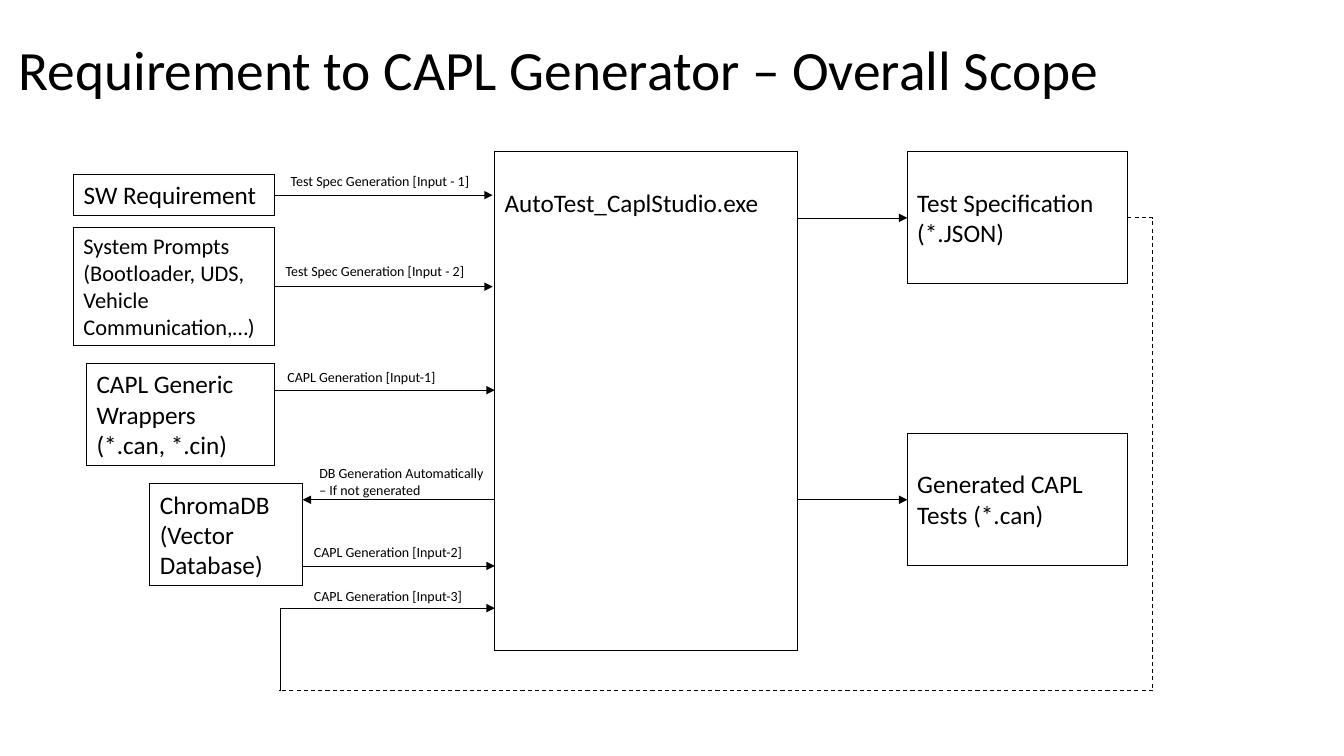
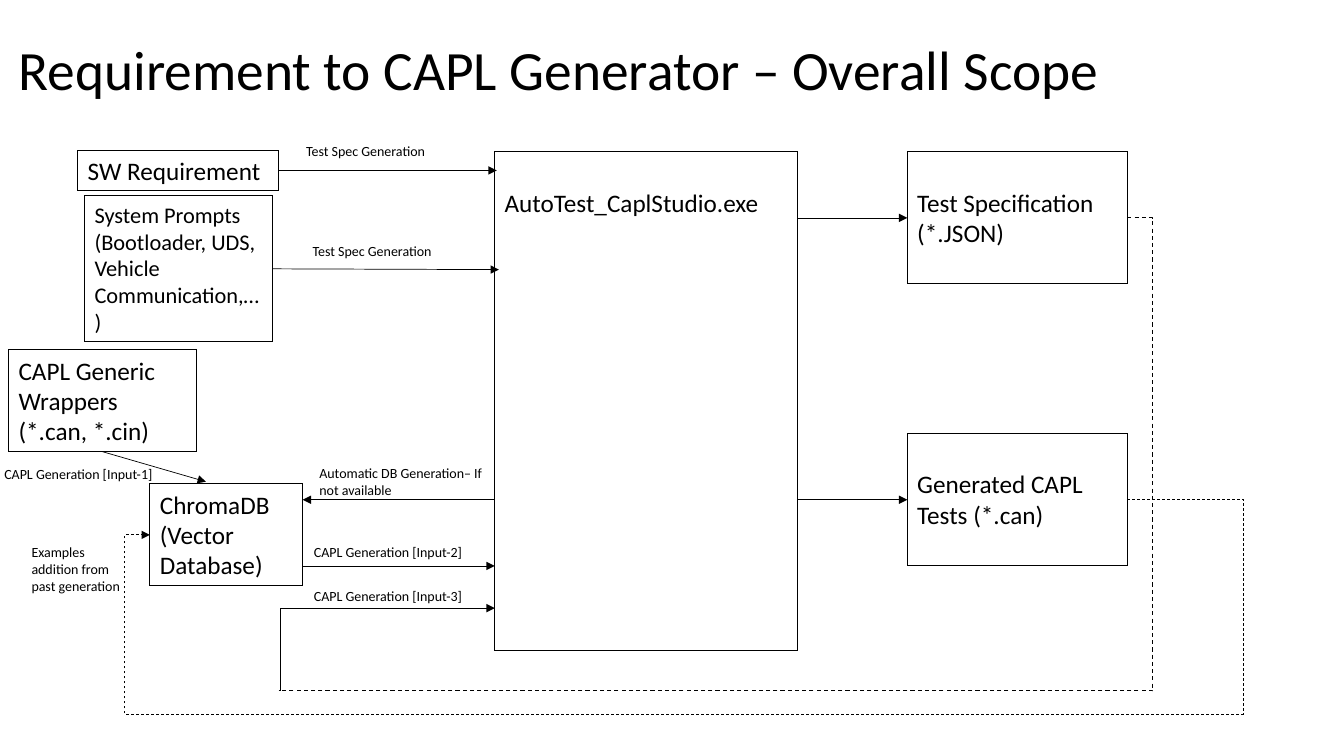
Before and after one commit to chankitmittal/AI-Agent-AutoTest_CaplStudio, a slide deck: slide 2 of Requirement to CAPL Generator.pptx. Drawn at 1344x756 pixels with LibreOffice and Linux fonts; fonts in the diff are those of the drawing. Boxes give left, top, right and bottom in pixels: in the first picture for what was removed or moved away, otherwise in the second. Text is boxed around its words. In the diff, an @@ line names an element or a change of style, - is before the commit and + after.

```diff
--- a/Requirement to CAPL Generator.pptx
+++ b/Requirement to CAPL Generator.pptx
@@ text at box(306, 146, 425, 159): text changed @@
-Test Spec Generation [Input - 1]
+Test Spec Generation
@@ rectangle "SW Requirement": place and size @@
-rectangle "SW Requirement" at box(74, 174, 274, 215)
+rectangle "SW Requirement" at box(78, 150, 278, 191)
@@ arrow moved from (274, 390) - (495, 390) to (278, 170) - (497, 170) @@
@@ rectangle "System Prompts (Bootloader, UDS, Vehicle ...": place and size @@
-rectangle "System Prompts (Bootloader, UDS, Vehicle ..." at box(74, 227, 274, 346)
+rectangle "System Prompts (Bootloader, UDS, Vehicle ..." at box(85, 196, 272, 342)
@@ arrow removed from (274, 196) to (493, 196) @@
@@ arrow moved from (274, 286) - (493, 286) to (272, 269) - (499, 270) @@
@@ text at box(313, 246, 432, 259): text changed @@
-Test Spec Generation [Input - 2]
+Test Spec Generation
@@ rectangle "CAPL Generic Wrappers (*.can, *.cin)": place and size @@
-rectangle "CAPL Generic Wrappers (*.can, *.cin)" at box(87, 364, 274, 466)
+rectangle "CAPL Generic Wrappers (*.can, *.cin)" at box(9, 350, 197, 452)
@@ text "CAPL Generation [Input-1]": place and size @@
-text "CAPL Generation [Input-1]" at box(287, 372, 436, 385)
+text "CAPL Generation [Input-1]" at box(4, 469, 153, 482)
@@ arrow added from (103, 452) to (206, 482), #000000 0.5 pt @@
@@ text at box(319, 468, 482, 495): text changed @@
-DB Generation Automatically – If not generated
+Automatic DB Generation– If not available
@@ elbow arrow added from (1127, 500) to (150, 535), #000000 0.5 pt dashed @@
@@ text added at box(32, 547, 120, 594), 10 pt, text #000000 @@
+Examples addition from past generation
```
Also in this commit, not shown: 3 other slides changed.
